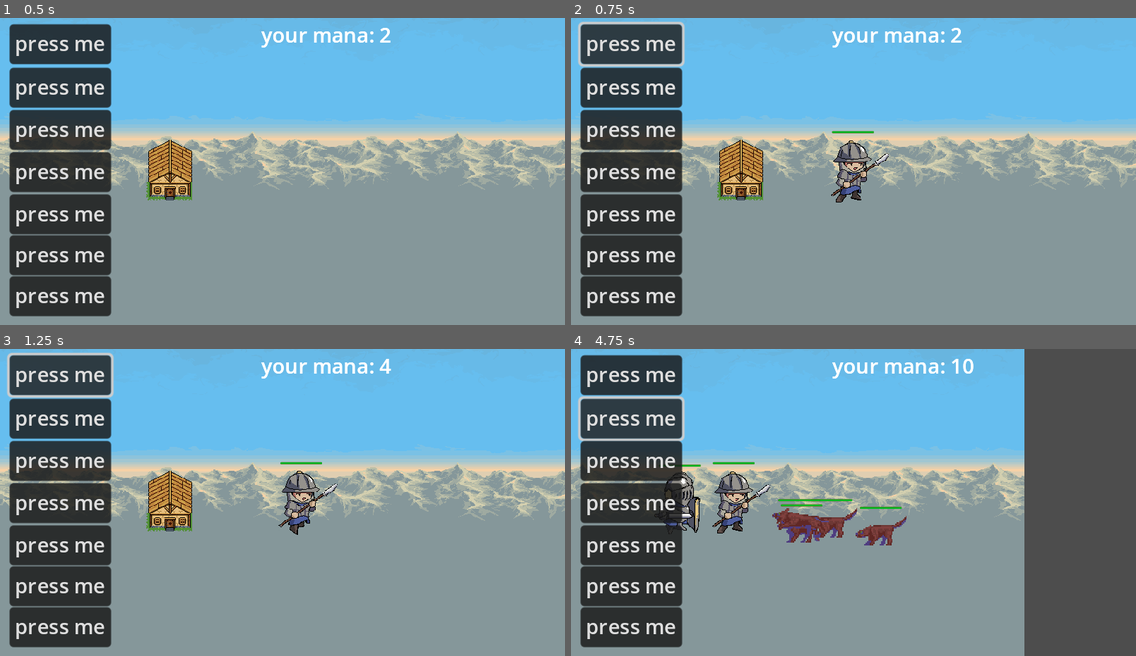
Above: before the commit, frames 1-4 (two rows, left to right).
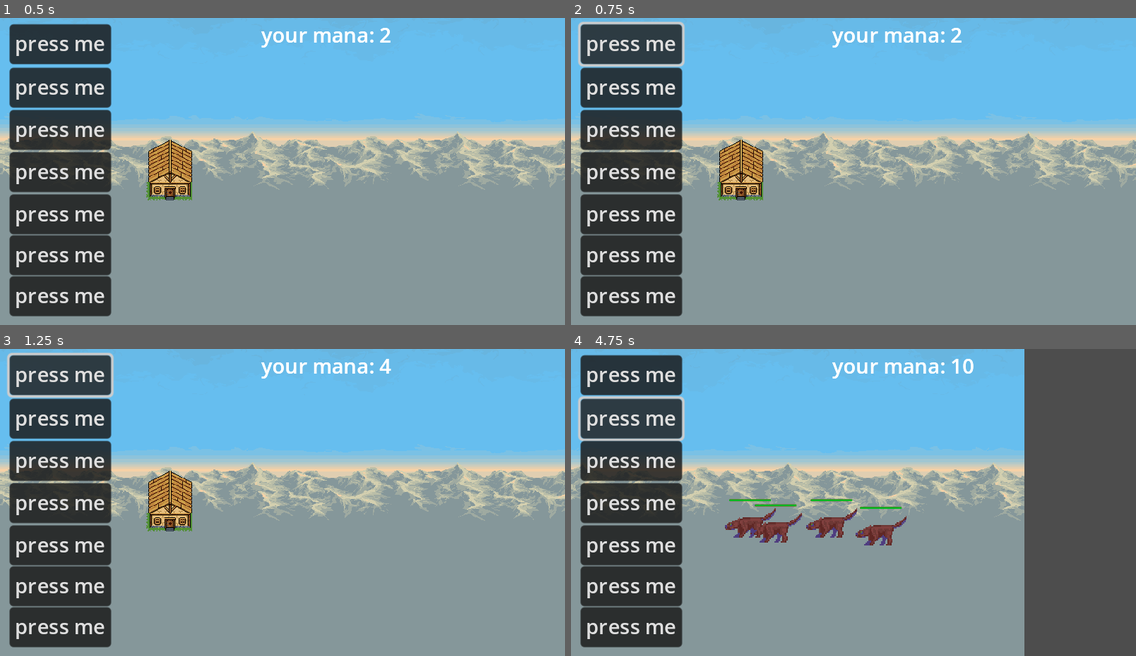
Above: after the commit, the same moments.

Repository: dpcks9677/Project_YEC
Game: Godot game, scene res://scenes/stage/stage_1.tscn
Same seed, same stepped clock (60 frames per second), same inputs: the game is played once before the commit and once after it.
Inputs:
- Up to frame 1 (0.5 s): no input
- Up to frame 2 (0.75 s): click "press me" at 0.5 s
- Up to frame 3 (1.25 s): no input
- Up to frame 4 (4.75 s): click "press me" at 1.25 s; hold Right (ui_right) 2.03-2.78 s; hold Down (ui_down) 2.78-3.53 s; hold Right (ui_right) 3.53-4.28 s; hold Up (ui_up) from 4.28 s (still down)

Frame 1 is identical in both runs. In frame 2, 0.9% of the frame differs, in the area x 46-57%, y 36-61%; in frame 3, 0.8%; in frame 4, 2.6%, in the area x 14-46%, y 36-64%.

Commit message:
mana 시스템 적용
mana를 지불해야 아군을 소환 할 수 있도록 변경

Diff:
--- a/scripts/engageComponent.gd
+++ b/scripts/engageComponent.gd
@@ -10,6 +10,7 @@
 @export var attack_damage : int
 @export var attack_type: bool
 @export var ads: float
+@export var mana : int
 
 #combat state
 @export var state = "move"
@@ -27,7 +28,7 @@
 	attack_damage = _status.attack_damage
 	attack_type = _status.attack_type
 	ads = _status.ads
-
+	mana = _status.mana
 
 func _process(_delta):
 	stateSetter()
--- a/scripts/hud.gd
+++ b/scripts/hud.gd
@@ -25,16 +25,25 @@
 
 #unitSommoner 관련 스크립트
 func spawn(unit):
-	#인스턴스화
+	#인스턴스화 먼저 (정보 얻어와야 함)
 	var target = unit.instantiate()
 
-	#좌표 설정
-	target.position.x = 0
-	target.position.y = 360
+	#마나 여부 확인
+	#이유를 모르겠으나 mana를 조회하면 계속 0으로 나와서 _status.mana로 접근해야 원하는 대로 동작함.
+	if target.get_node("engageComponent")._status.mana > rsc.current_mana:
+		print("no mana")
+	else:
+		print(target.get_node("engageComponent").mana)
+		#마나 지불
+		rsc.current_mana -= target.get_node("engageComponent")._status.mana
 
-	#stage1 씬에 노드 추가
-	get_tree().get_root().get_node("stage1").add_child(target)
-	print("spawned")
+		#좌표 설정
+		target.position.x = 0
+		target.position.y = 360
+
+		#stage1 씬에 노드 추가
+		get_tree().get_root().get_node("stage1").add_child(target)
+		print("spawned")
 
 func _on_slot_1_button_up():
 	spawn(slot_1)
--- a/scripts/resourceHandler.gd
+++ b/scripts/resourceHandler.gd
@@ -41,7 +41,7 @@
 #마나에 관한 기능들을 처리
 func manaHandler():
 	if isManaCooldown == false:
-		if current_mana + regen_mana >= max_mana: #현재마나 + 재생 될 마나가 최대 마나보다 크다면
+		if current_mana + regen_mana >= max_mana: #(현재마나 + 재생 될 마나)가 최대 마나보다 크다면
 			current_mana = max_mana
 		else:
 			current_mana += regen_mana
--- a/scripts/resources/knight.tres
+++ b/scripts/resources/knight.tres
@@ -10,3 +10,4 @@
 attack_damage = 50
 attack_type = false
 ads = 2.0
+mana = 20
--- a/scripts/resources/spearman.tres
+++ b/scripts/resources/spearman.tres
@@ -10,3 +10,4 @@
 attack_damage = 100
 attack_type = false
 ads = 3.0
+mana = 15
--- a/scripts/resources/wolf.tres
+++ b/scripts/resources/wolf.tres
@@ -10,3 +10,4 @@
 attack_damage = 50
 attack_type = false
 ads = 1.5
+mana = 5
--- a/scripts/statusResource.gd
+++ b/scripts/statusResource.gd
@@ -17,3 +17,6 @@
 
 #ATTACK_SPEED
 @export var ads : float
+
+#MANA
+@export var mana : int
